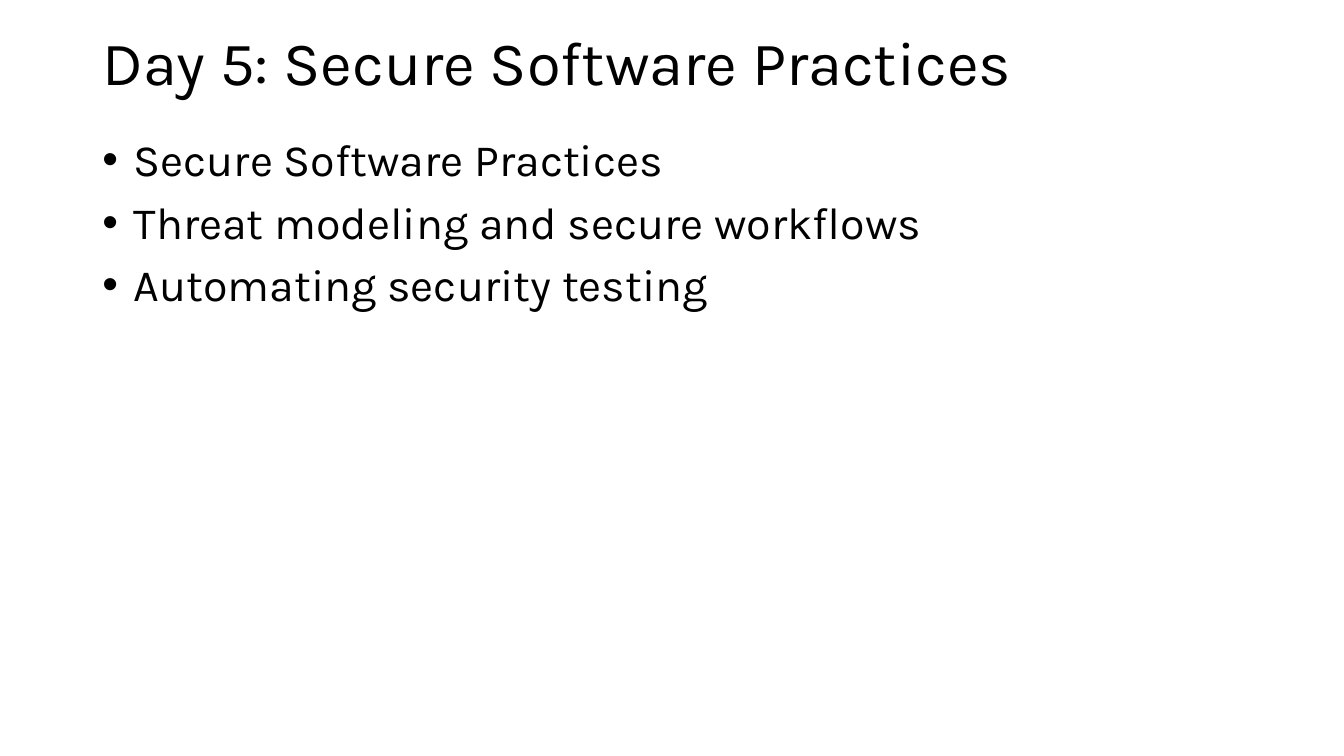
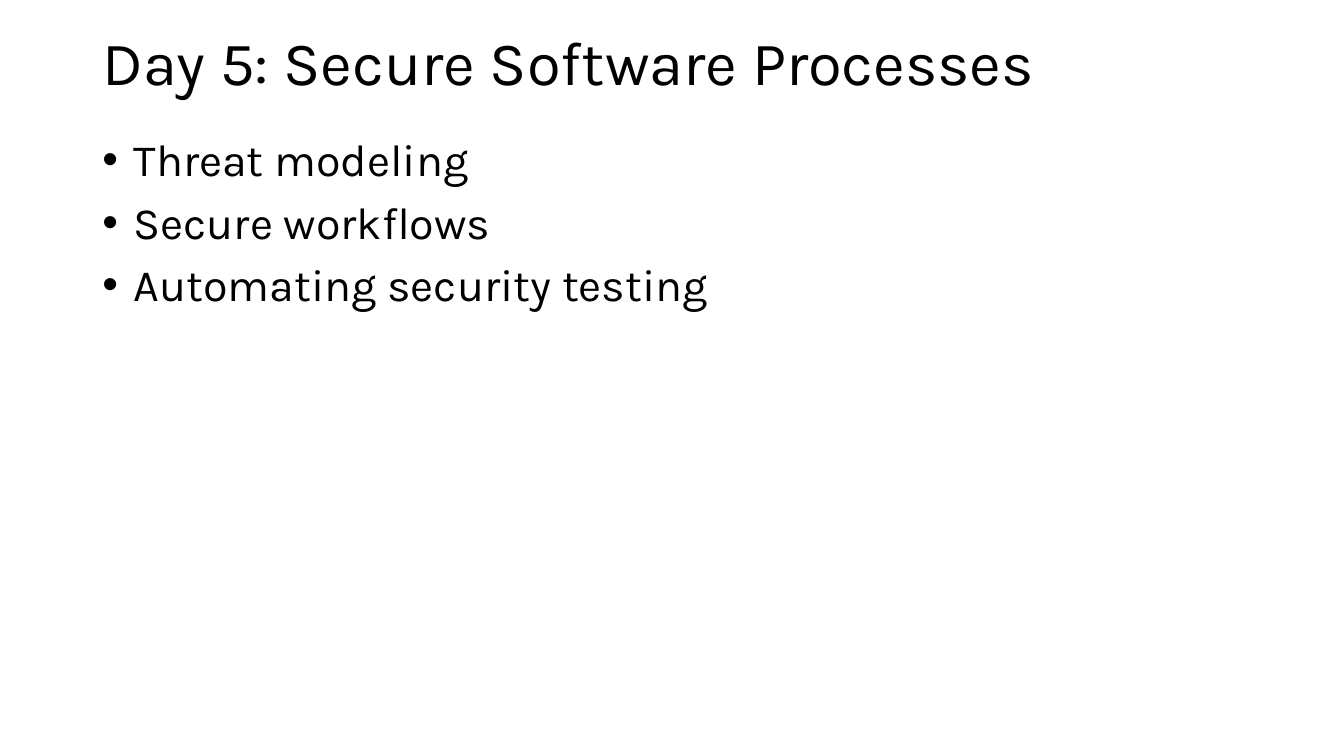
Before and after one commit to FSCJ-FacultyDev/SWC-Columbus-2025, a slide deck: slide 6 of Slides.pptx. Drawn at 1344x756 pixels with LibreOffice and Linux fonts; fonts in the diff are those of the drawing. Boxes give left, top, right and bottom in pixels: in the first picture for what was removed or moved away, otherwise in the second. Text is boxed around its words. In the diff, an @@ line names an element or a change of style, - is before the commit and + after.

```diff
--- a/Slides.pptx
+++ b/Slides.pptx
@@ title at [102,42,1034,100]: text changed @@
-Day 5: Secure Software Practices
+Day 5: Secure Software Processes
@@ text at [134,145,491,240]: text changed @@
-• Secure Software Practices
-• Threat modeling and secure workflows
+• Threat modeling
+• Secure workflows
```
Also in this commit, not shown: 2 other slides changed, 8 other files.
